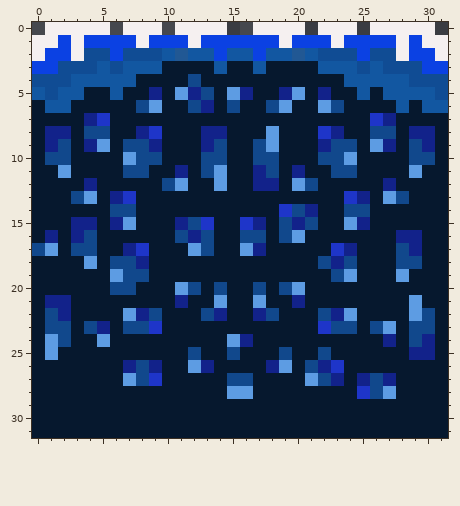
Pixel-art sprite, stored at ground.png. Above is the file before it was changed.
The file is 32x32 pixels.
The result:
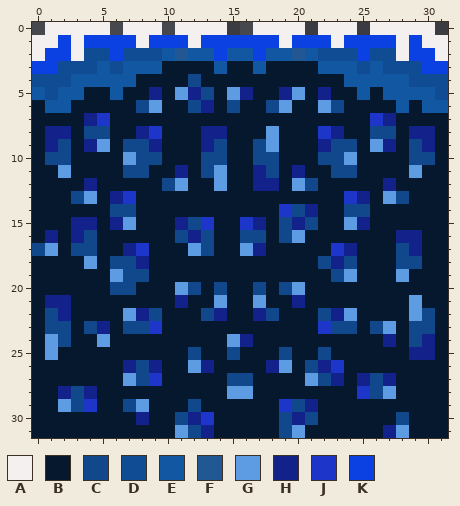
Palette (. is transparent): A #f5f0f0  B #06182e  C #11488c  D #104c94  E #1257a1  F #215894  G #5d9ce3  H #12228a  J #1e35c9  K #0b41e3
The author wrote: Lynext Ground tile'ın Sprite'ı değiştirildi.
The exact change:
Colour B becomes colour C in row 28 at x 3; in row 29 at x 3, 7, 12 and 20; in row 30 at x 11, 19, 21 and 28; in row 31 at x 12 and 19.
Colour B becomes colour G in row 29 at x 2 and 8; in row 31 at x 11, 20 and 28.
Colour B becomes colour H in row 28 at x 2 and 4; in row 29 at x 21; in row 30 at x 8, 12 and 20; in row 31 at x 13 and 27.
Colour B becomes colour J in row 29 at x 4 and 19; in row 30 at x 13.
Where, in picture pixels (left, top, right, bottom), the same in both pictures:
changed: (58, 386, 214, 438)
changed: (279, 399, 318, 438)
changed: (383, 412, 409, 438)
